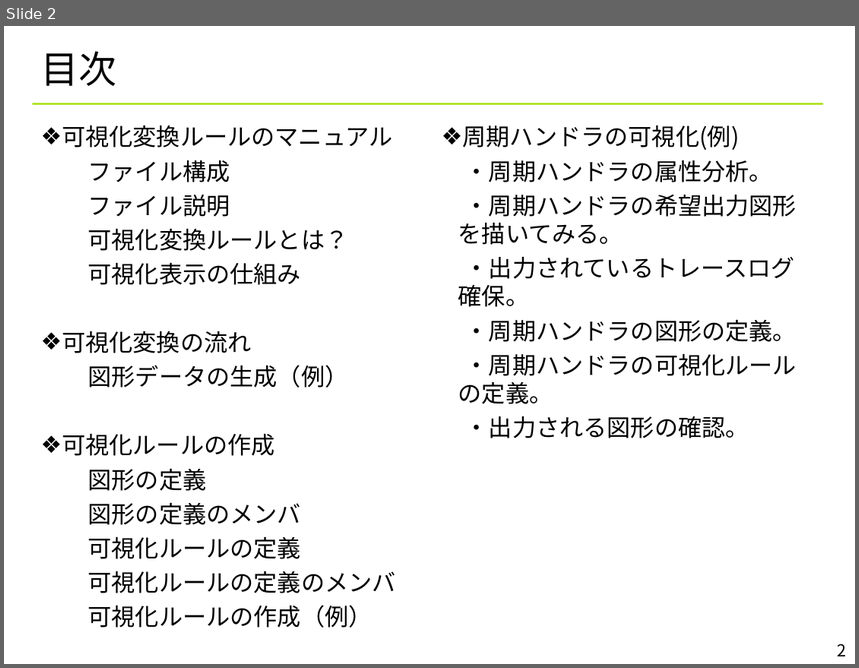
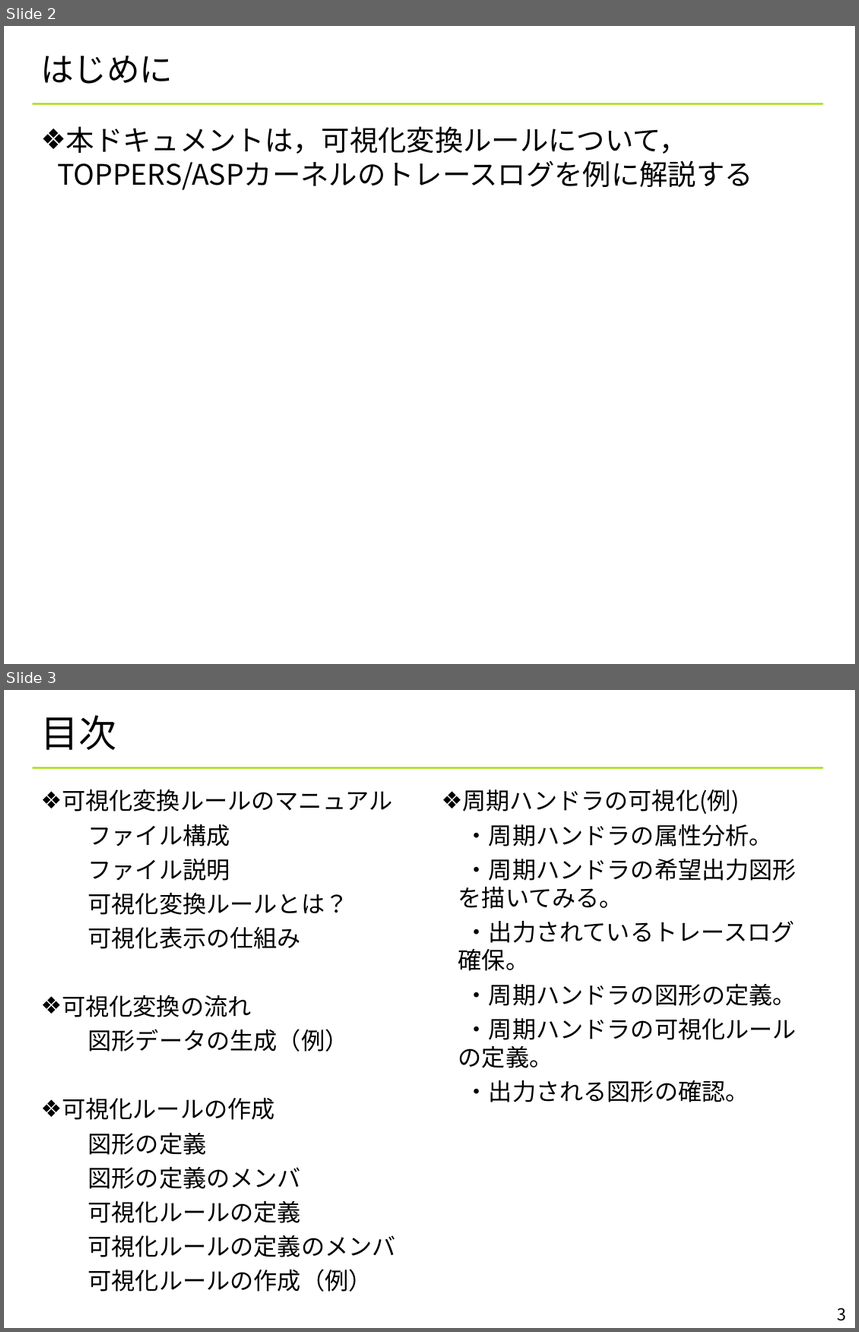
Before and after one commit to YixiaoLi/tlv4mc, a slide deck: doc/TLV_visualize_rules.ppt. Shown one above the other, each under a label of ours: slide 2 before the commit, slides 2 and 3 after it. The pictures are 859x668 and 859x1332 pixels, drawn with LibreOffice and Linux fonts; fonts in the diff are those of the drawing; background and template pictures are left out. Boxes give left, top, right and bottom in pixels: in the first picture for what was removed or moved away, otherwise in the second. Text is boxed around its words. In the diff, an @@ line names an element or a change of style, - is before the commit and + after.

Commit message:
ドキュメントのアップロード．

```diff
--- a/doc/TLV_visualize_rules.ppt
+++ b/doc/TLV_visualize_rules.ppt
@@ slide 2 added at box(4, 26, 855, 664), background #FFFFFF; not listed: 1 template element that a slide beside it also shows @@
@@ title added at box(40, 56, 173, 84), 28 pt, text #000000 @@
+はじめに
@@ text added at box(58, 126, 753, 190), 24 pt, text #000000 @@
+❖ 本ドキュメントは，可視化変換ルールについて，TOPPERS/ASPカーネルのトレースログを例に解説する
@@ what was slide 2 is now slide 3 @@
@@ page number at box(837, 1308, 846, 1322): text changed @@
-2
+3
```
Also in this commit, not shown: 3 slides changed, 2 other files.
